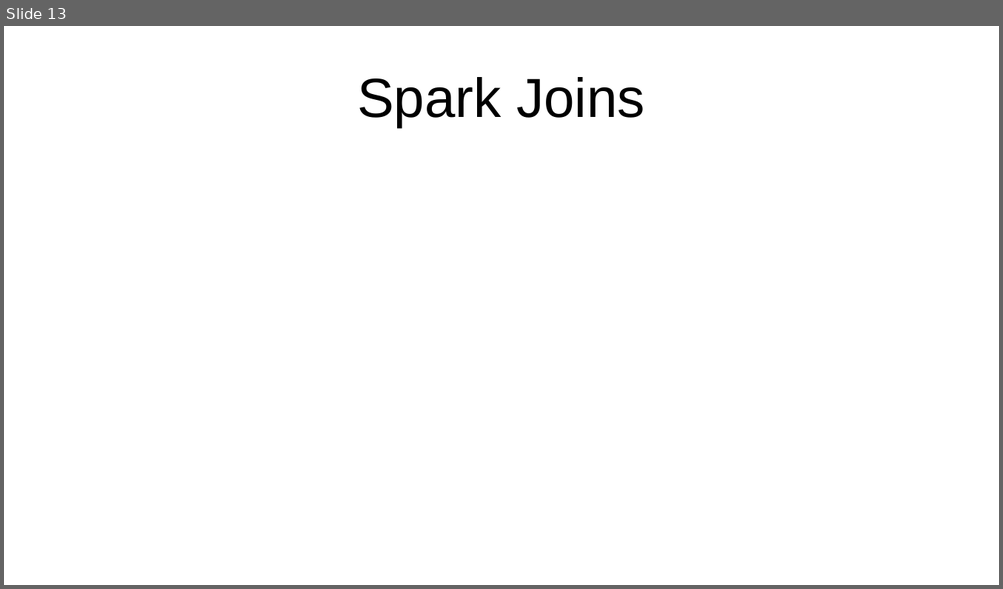
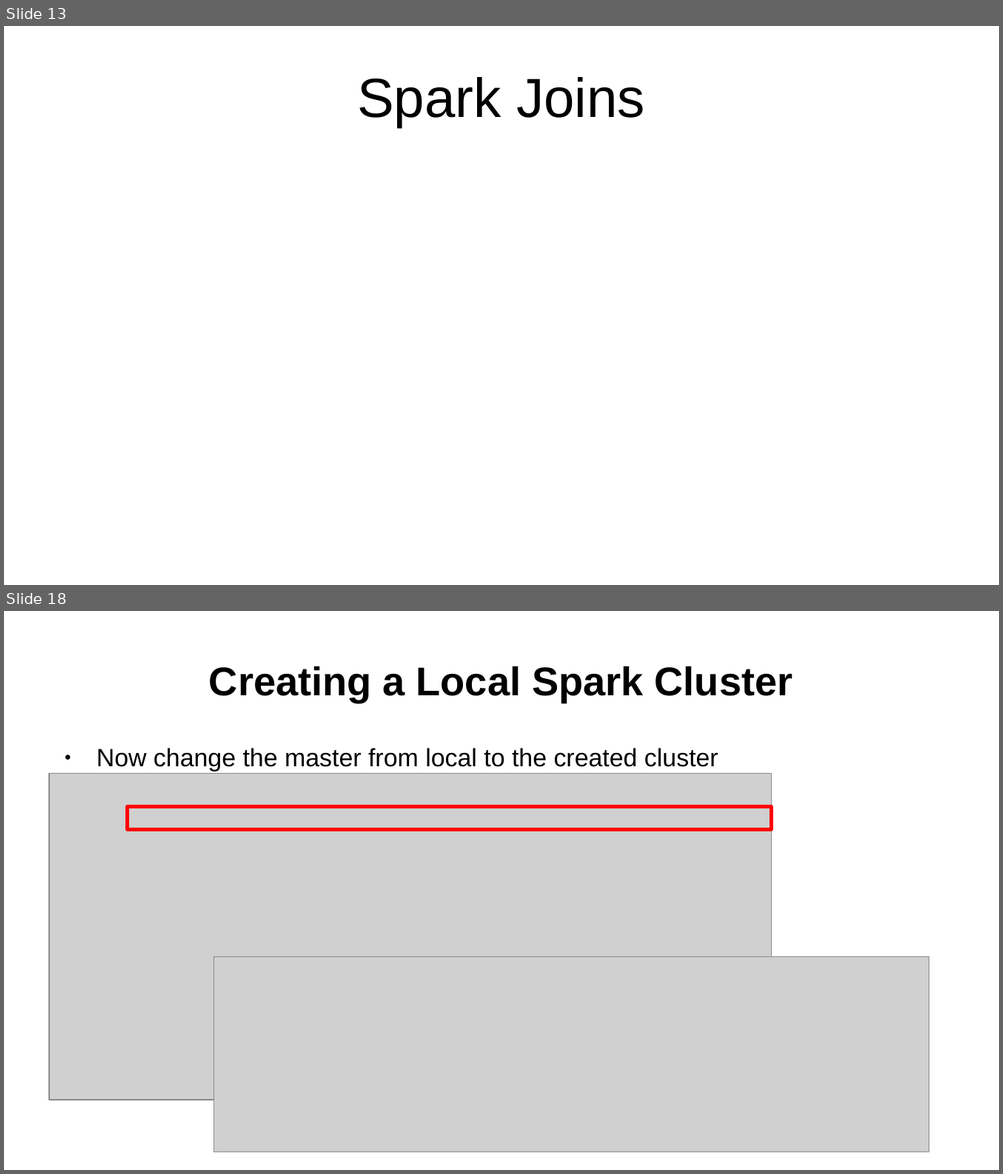
Before and after one commit to mossdet/dlp_data_eng, a slide deck: Notes/05_01_Batch_Processing_Spark.odp. Shown one above the other, each under a label of ours: slide 13 before the commit, slides 13 and 18 after it; the slides between them are not shown. The pictures are 1003x589 and 1003x1174 pixels, drawn with LibreOffice and Linux fonts; fonts in the diff are those of the drawing; grey boxes stand for pictures. Boxes give left, top, right and bottom in pixels: in the first picture for what was removed or moved away, otherwise in the second. Text is boxed around its words. In the diff, an @@ line names an element or a change of style, - is before the commit and + after.

```diff
--- a/Notes/05_01_Batch_Processing_Spark.odp
+++ b/Notes/05_01_Batch_Processing_Spark.odp
@@ slide 18 added at [4,611,999,1170], background #FFFFFF @@
@@ title added at [209,666,793,703], 32 pt, text #000000, bold @@
+Creating a Local Spark Cluster
@@ text added at [96,748,718,772], 20 pt, text #000000 @@
+● Now change the master from local to the created cluster
@@ picture added at [49,774,771,1100] @@
@@ rectangle added at [128,807,771,829], outline #FF0000 3 pt @@
@@ picture added at [213,957,929,1153] @@
```
Also in this commit, not shown: 8 other slides added, 4 other files.
